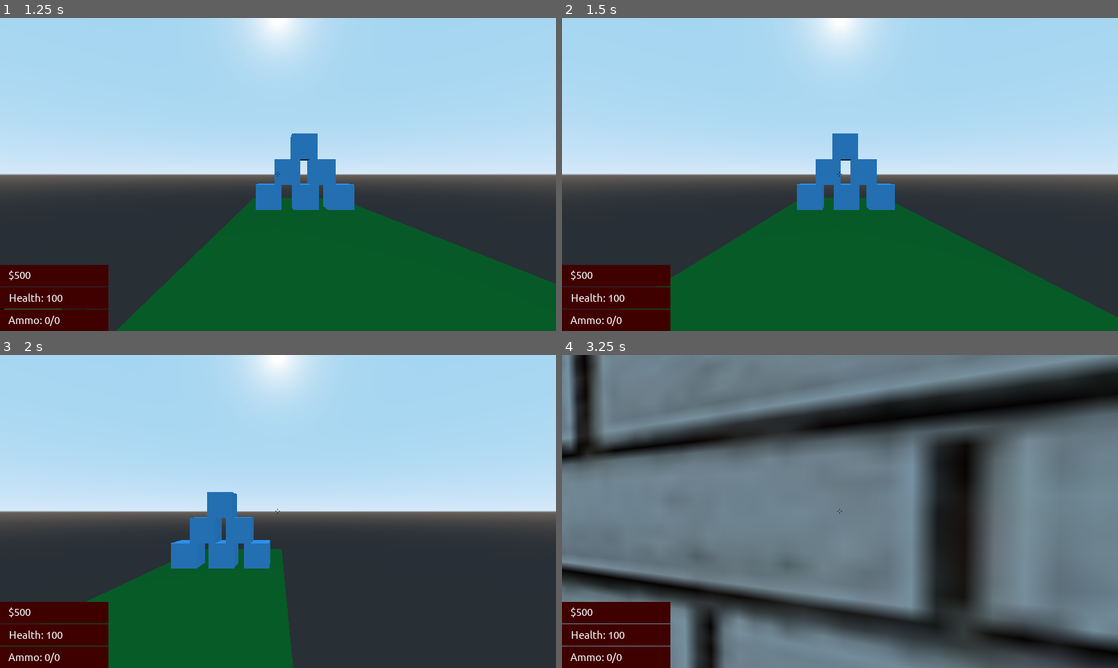
Above: before the commit, frames 1-4 (two rows, left to right).
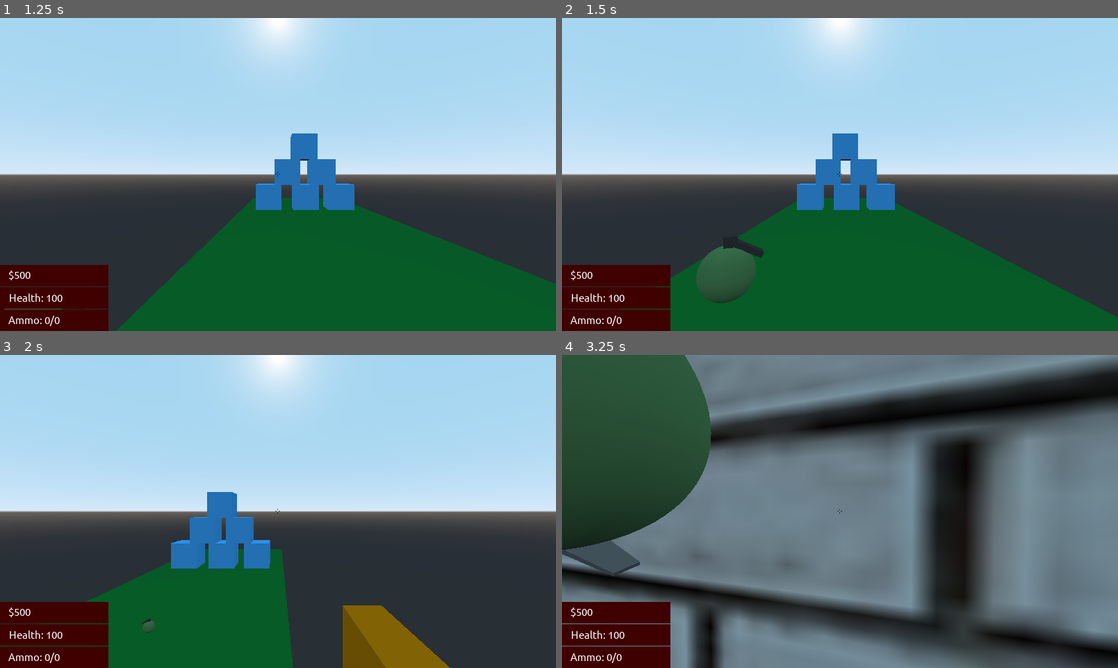
Above: after the commit, the same moments.

Repository: ssebs/firingrange
Game: Godot game, scene res://Scenes/GUI/Main.tscn
The game is run twice, just before and just after one commit, with the same random seed, the same clock (stepped at 60 frames per second) and the same inputs. Sound files missing from this copy of the repository are replaced by a short silence.
Inputs (mouse positions are in pixels of both pictures, inside the frame that each line leads up to):
- Up to frame 1 (1.25 s): click "Start Game" at 0.5 s
- Up to frame 2 (1.5 s): tap Enter at 1.25 s; move the mouse to (962, 158) at 1.27 s; hold D (move_right) from 1.28 s (still down); tap G (frag, bound only after the commit) at 1.35 s; click (962, 158) at 1.42 s
- Up to frame 3 (2 s): keep holding D (move_right); tap Space (jump) at 1.52 s
- Up to frame 4 (3.25 s): move the mouse to (812, 511) at 2.02 s; release D (move_right) at 2.03 s; hold W (move_forward) from 2.03 s (still down); right-click (812, 511) at 2.1 s; click (812, 511) at 2.17 s; tap Space (jump) at 2.27 s; tap G (frag, bound only after the commit) at 2.3, 3.05 s; move the mouse to (851, 505) at 2.77 s; press the mouse at (851, 505) at 2.78 s

Frame 1 is identical in both runs. In frame 2, 1.7% of the frame differs, in the area x 24-37%, y 70-92%; in frame 3, 2.7%; in frame 4, 14%, in the area x 0-27%, y 0-71%.

Commit message:
Basic frag

Diff:
--- a/Scenes/Maps/Default/Map.tscn
+++ b/Scenes/Maps/Default/Map.tscn
@@ -29,8 +29,22 @@
 material = SubResource( 5 )
 
 [sub_resource type="BoxShape" id=7]
+extents = Vector3( 1, 2, 1 )
 
 [sub_resource type="CubeMesh" id=8]
+size = Vector3( 0.2, 4, 2 )
+
+[sub_resource type="SpatialMaterial" id=9]
+albedo_color = Color( 0.788235, 0.466667, 0.0117647, 1 )
+
+[sub_resource type="SphereMesh" id=10]
+radius = 0.2
+height = 0.4
+
+[sub_resource type="SpatialMaterial" id=11]
+albedo_color = Color( 0.396078, 0.396078, 0.396078, 1 )
+metallic = 0.32
+metallic_specular = 0.92
 
 [node name="Map" type="Spatial"]
 script = ExtResource( 9 )
@@ -113,11 +127,18 @@
 transform = Transform( 1, 0, 0, 0, 1, 0, 0, 0, 1, 6, 1, 0 )
 
 [node name="CollisionShape" type="CollisionShape" parent="Area"]
+transform = Transform( 1, 0, 0, 0, 1, 0, 0, 0, 1, 0, 1, 0 )
 shape = SubResource( 7 )
 
 [node name="MeshInstance" type="MeshInstance" parent="Area"]
+transform = Transform( 1, 0, 0, 0, 1, 0, 0, 0, 1, -1, 1, 0 )
 mesh = SubResource( 8 )
-material/0 = null
+material/0 = SubResource( 9 )
+
+[node name="MeshInstance2" type="MeshInstance" parent="Area"]
+transform = Transform( 0.737405, 0, 0, 0, 0.737405, 0, 0, 0, 0.737405, -1.07663, 0.763525, 0.692076 )
+mesh = SubResource( 10 )
+material/0 = SubResource( 11 )
 
 [node name="AmmoBuy" parent="." instance=ExtResource( 10 )]
 transform = Transform( -4.37114e-08, 0, 1, 0, 1, 0, -1, 0, -4.37114e-08, -5.8089, 1, 7.09248 )
--- /dev/null
+++ b/Scenes/Player/ExplosionParticle.tres
@@ -0,0 +1,7 @@
+[gd_resource type="SphereMesh" format=2]
+
+[resource]
+radius = 0.05
+height = 0.1
+radial_segments = 4
+rings = 2
--- /dev/null
+++ b/Scenes/Player/Grenade.gd
@@ -0,0 +1,48 @@
+extends RigidBody
+
+export var DAMAGE = 151
+export var SPEED = 20
+export var GRAVITY = 20
+export var TIMEOUT = 4
+
+var hit_something = false
+var timer
+
+onready var blast_area = $BlastArea
+onready var ap = $AnimationPlayer
+
+func _ready():
+	timer = Timer.new()
+	self.add_child(timer)
+	timer.wait_time = TIMEOUT
+	timer.start()
+	timer.one_shot = true
+	timer.connect("timeout", self, "_on_timeout")
+
+	self.set_as_toplevel(true)
+
+#func _on_hit(body):
+#	print("Frag hit %s", body.filename)
+#	if not hit_something:
+#		if body.has_method("bullet_hit"):
+#			body.bullet_hit(DAMAGE, self.global_transform)
+#	hit_something = true
+#	self.queue_free()
+
+func _on_timeout():
+	var bodies = blast_area.get_overlapping_bodies()
+	ap.play("Blast")
+	for b in bodies:
+		if b.is_in_group("Enemies"):
+			if b.has_method("bullet_hit"):
+				b.bullet_hit(DAMAGE, self.global_transform)
+	yield(ap, "animation_finished")
+	self.queue_free()
+
+
+func _on_Grenade_body_entered(body):
+	if not hit_something:
+		pass
+		# If we don't want it to start until it hits the ground
+#		timer.start()
+#		hit_something = true
--- /dev/null
+++ b/Scenes/Player/Grenade.tscn
@@ -0,0 +1,92 @@
+[gd_scene load_steps=13 format=2]
+
+[ext_resource path="res://Scenes/Player/Grenade.gd" type="Script" id=1]
+
+[sub_resource type="PhysicsMaterial" id=4]
+friction = 5.0
+rough = true
+bounce = 0.33
+
+[sub_resource type="SphereMesh" id=2]
+radius = 0.2
+height = 0.4
+
+[sub_resource type="SpatialMaterial" id=5]
+albedo_color = Color( 0.32549, 0.537255, 0.313726, 1 )
+
+[sub_resource type="CubeMesh" id=6]
+size = Vector3( 0.216, 0.045, 0.1 )
+
+[sub_resource type="SpatialMaterial" id=7]
+albedo_color = Color( 0.215686, 0.215686, 0.215686, 1 )
+
+[sub_resource type="SpatialMaterial" id=8]
+albedo_color = Color( 0.215686, 0.215686, 0.215686, 1 )
+
+[sub_resource type="SphereShape" id=1]
+radius = 0.2
+
+[sub_resource type="SphereShape" id=3]
+radius = 5.0
+
+[sub_resource type="SphereMesh" id=9]
+radius = 5.0
+height = 10.0
+
+[sub_resource type="SpatialMaterial" id=10]
+albedo_color = Color( 0.964706, 0.721569, 0.258824, 1 )
+
+[sub_resource type="Animation" id=11]
+resource_name = "Blast"
+length = 0.5
+tracks/0/type = "value"
+tracks/0/path = NodePath("Blast:visible")
+tracks/0/interp = 1
+tracks/0/loop_wrap = true
+tracks/0/imported = false
+tracks/0/enabled = true
+tracks/0/keys = {
+"times": PoolRealArray( 0, 0.2, 0.5 ),
+"transitions": PoolRealArray( 1, 1, 1 ),
+"update": 1,
+"values": [ false, true, false ]
+}
+
+[node name="Grenade" type="RigidBody"]
+collision_layer = 3
+collision_mask = 3
+physics_material_override = SubResource( 4 )
+contacts_reported = 1
+contact_monitor = true
+script = ExtResource( 1 )
+
+[node name="MeshInstance" type="MeshInstance" parent="."]
+mesh = SubResource( 2 )
+material/0 = SubResource( 5 )
+
+[node name="MeshInstance2" type="MeshInstance" parent="."]
+transform = Transform( 0.866025, -0.5, 0, 0.5, 0.866025, 0, 0, 0, 1, -0.152901, 0.158261, 0.00553632 )
+mesh = SubResource( 6 )
+material/0 = SubResource( 7 )
+
+[node name="MeshInstance3" type="MeshInstance" parent="."]
+transform = Transform( 0.456938, 0, 0, 0, 1.85083, 0, 0, 0, 1, -0.0215246, 0.234995, 0.00553632 )
+mesh = SubResource( 6 )
+material/0 = SubResource( 8 )
+
+[node name="CollisionShape" type="CollisionShape" parent="."]
+shape = SubResource( 1 )
+
+[node name="BlastArea" type="Area" parent="."]
+
+[node name="CollisionShape" type="CollisionShape" parent="BlastArea"]
+shape = SubResource( 3 )
+
+[node name="Blast" type="MeshInstance" parent="."]
+visible = false
+mesh = SubResource( 9 )
+material/0 = SubResource( 10 )
+
+[node name="AnimationPlayer" type="AnimationPlayer" parent="."]
+anims/Blast = SubResource( 11 )
+[connection signal="body_entered" from="." to="." method="_on_Grenade_body_entered"]
--- a/Scenes/Player/Player.gd
+++ b/Scenes/Player/Player.gd
@@ -4,6 +4,7 @@
 
 var MOUSE_SENSITIVITY = 0.07
 
+var is_in_settings_pop = false
 var show_crosshair = false
 var accel = 20
 var speed = 10
@@ -11,6 +12,7 @@
 var health = 100
 var sprint = 15
 var money = 500
+var frags = 2
 
 var direction: Vector3
 var velocity: Vector3
@@ -23,6 +25,7 @@
 onready var cam = $Head/Camera
 onready var head = $Head
 onready var hand = $Head/Hand
+onready var pocket = $Head/Pocket
 onready var crosshair = $Head/Camera/GUI/Crosshair
 onready var reach = $Head/Camera/Reach
 onready var aimcast = $Head/Camera/AimCast
@@ -30,7 +33,7 @@
 onready var money_labl = $Head/Camera/GUI/MoneyContainer/Money
 onready var settings_pop = $Head/Camera/GUI/Settings
 
-var is_in_settings_pop = false
+var grenade = preload("res://Scenes/Player/Grenade.tscn")
 
 # Functions
 func _ready():
@@ -181,6 +184,17 @@
 					"AMMO": buy_ammo(buy_item["cost"])
 		# end reach colliding
 	# end interact input
+
+	if Input.is_action_just_pressed("frag"):
+		if frags >= 1:
+			# spawn / throw frag
+			var nade = grenade.instance()
+			self.get_parent().add_child(nade)
+			nade.global_transform = head.global_transform
+			nade.apply_impulse(Vector3.ZERO, nade.global_transform.basis.z * 40)
+
+			frags -= 1
+
 # handle_guns
 
 func buy_ammo(cost):
--- a/Scenes/WorldObjects/Box.tscn
+++ b/Scenes/WorldObjects/Box.tscn
@@ -9,7 +9,9 @@
 [sub_resource type="SpatialMaterial" id=3]
 albedo_color = Color( 0.254902, 0.686275, 1, 1 )
 
-[node name="Box" type="RigidBody"]
+[node name="Box" type="RigidBody" groups=[
+"Enemies",
+]]
 collision_mask = 3
 mass = 10.0
 script = ExtResource( 1 )
--- a/project.godot
+++ b/project.godot
@@ -1149,6 +1149,7 @@
 k_sprint={
 "deadzone": 0.5,
 "events": [ Object(InputEventKey,"resource_local_to_scene":false,"resource_name":"","device":0,"alt":false,"shift":false,"control":false,"meta":false,"command":false,"pressed":false,"scancode":16777237,"unicode":0,"echo":false,"script":null)
+, Object(InputEventMouseButton,"resource_local_to_scene":false,"resource_name":"","device":0,"alt":false,"shift":false,"control":false,"meta":false,"command":false,"button_mask":0,"position":Vector2( 0, 0 ),"global_position":Vector2( 0, 0 ),"factor":1.0,"button_index":3,"pressed":false,"doubleclick":false,"script":null)
  ]
 }
 reload={
@@ -1169,6 +1170,11 @@
 k_inspect={
 "deadzone": 0.5,
 "events": [ Object(InputEventKey,"resource_local_to_scene":false,"resource_name":"","device":0,"alt":false,"shift":false,"control":false,"meta":false,"command":false,"pressed":false,"scancode":73,"unicode":0,"echo":false,"script":null)
+ ]
+}
+frag={
+"deadzone": 0.5,
+"events": [ Object(InputEventKey,"resource_local_to_scene":false,"resource_name":"","device":0,"alt":false,"shift":false,"control":false,"meta":false,"command":false,"pressed":false,"scancode":71,"unicode":0,"echo":false,"script":null)
  ]
 }
 
Not shown: 1 places in Scenes/Maps/Default/Map.tscn that only renumber resources
Not shown, changed: _bin/FiringRange.exe
Not shown, changed: _bin/index.pck
